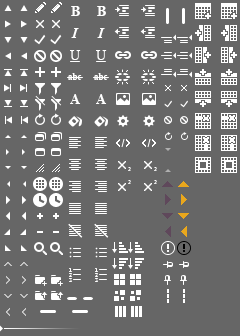
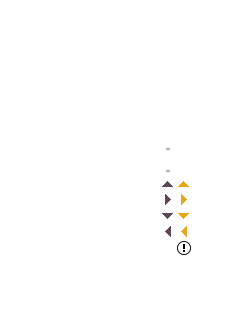
Layer changes from the first 240 × 336 image to the second:
painted on "table hover" over [221, 7, 237, 172]
painted on "table" over [195, 7, 211, 172]
hid "gray" over [0, 0, 240, 336]
